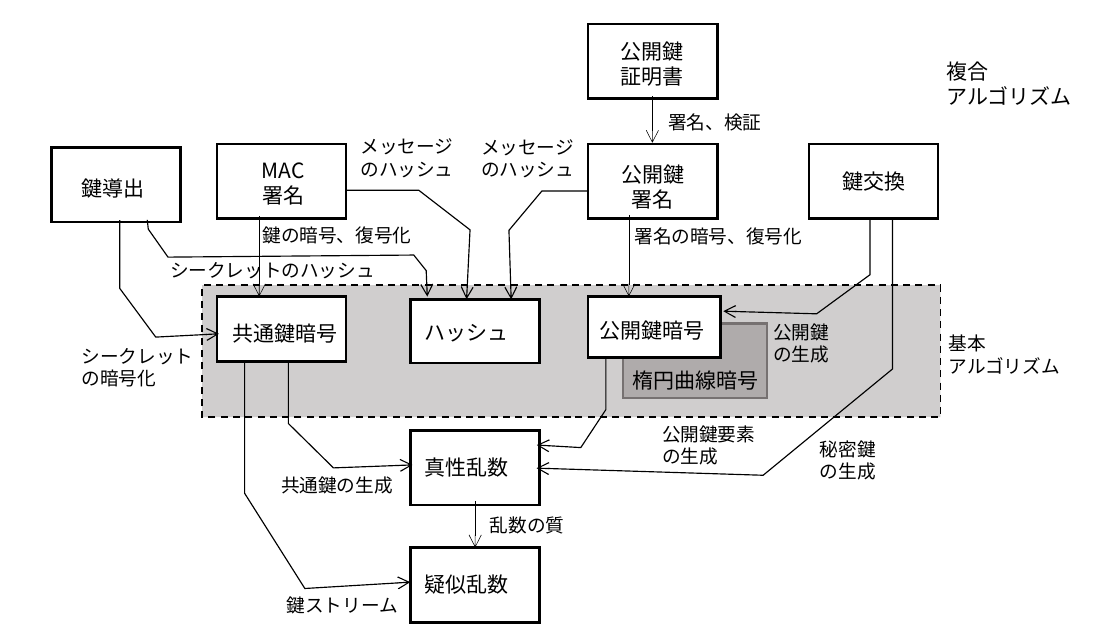
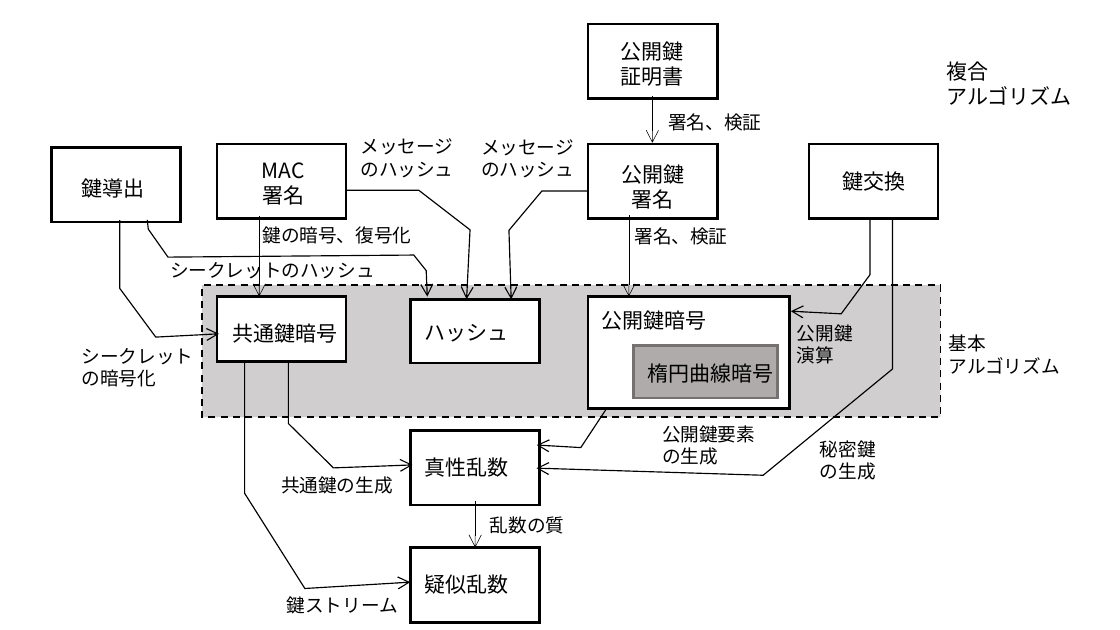
Before and after one commit to kojo1/TLSbook-en, a slide deck: slide 1 of Part1.Technology/Chapter3.Algorithm/Algorithm-fig-jp.pptx. Drawn at 1120x630 pixels with LibreOffice and Linux fonts; fonts in the diff are those of the drawing. Boxes give left, top, right and bottom in pixels: in the first picture for what was removed or moved away, otherwise in the second. Text is boxed around its words. In the diff, an @@ line names an element or a change of style, - is before the commit and + after.

```diff
--- a/Part1.Technology/Chapter3.Algorithm/Algorithm-fig-jp.pptx
+++ b/Part1.Technology/Chapter3.Algorithm/Algorithm-fig-jp.pptx
@@ text at (x1=634, y1=227, x2=727, y2=245): text changed @@
-署名の暗号、復号化
+署名、検証
@@ freeform shape resized from (x1=723, y1=220, x2=870, y2=314) to (x1=791, y1=220, x2=870, y2=314) @@
@@ rectangle resized from (x1=588, y1=297, x2=721, y2=358) to (x1=588, y1=297, x2=790, y2=409) @@
@@ text "公開鍵暗号" moved from (x1=600, y1=320, x2=705, y2=340) to (x1=601, y1=310, x2=706, y2=330) @@
@@ text "公開鍵" moved from (x1=773, y1=323, x2=829, y2=363) to (x1=797, y1=324, x2=853, y2=364) @@
@@ rectangle resized from (x1=623, y1=323, x2=768, y2=398) to (x1=634, y1=346, x2=778, y2=398) @@
@@ text "楕円曲線暗号" moved from (x1=632, y1=370, x2=758, y2=390) to (x1=647, y1=363, x2=773, y2=383) @@
@@ text at (x1=797, y1=346, x2=834, y2=364): text changed @@
-の生成
+演算
```
Also in this commit, not shown: 2 other files.
